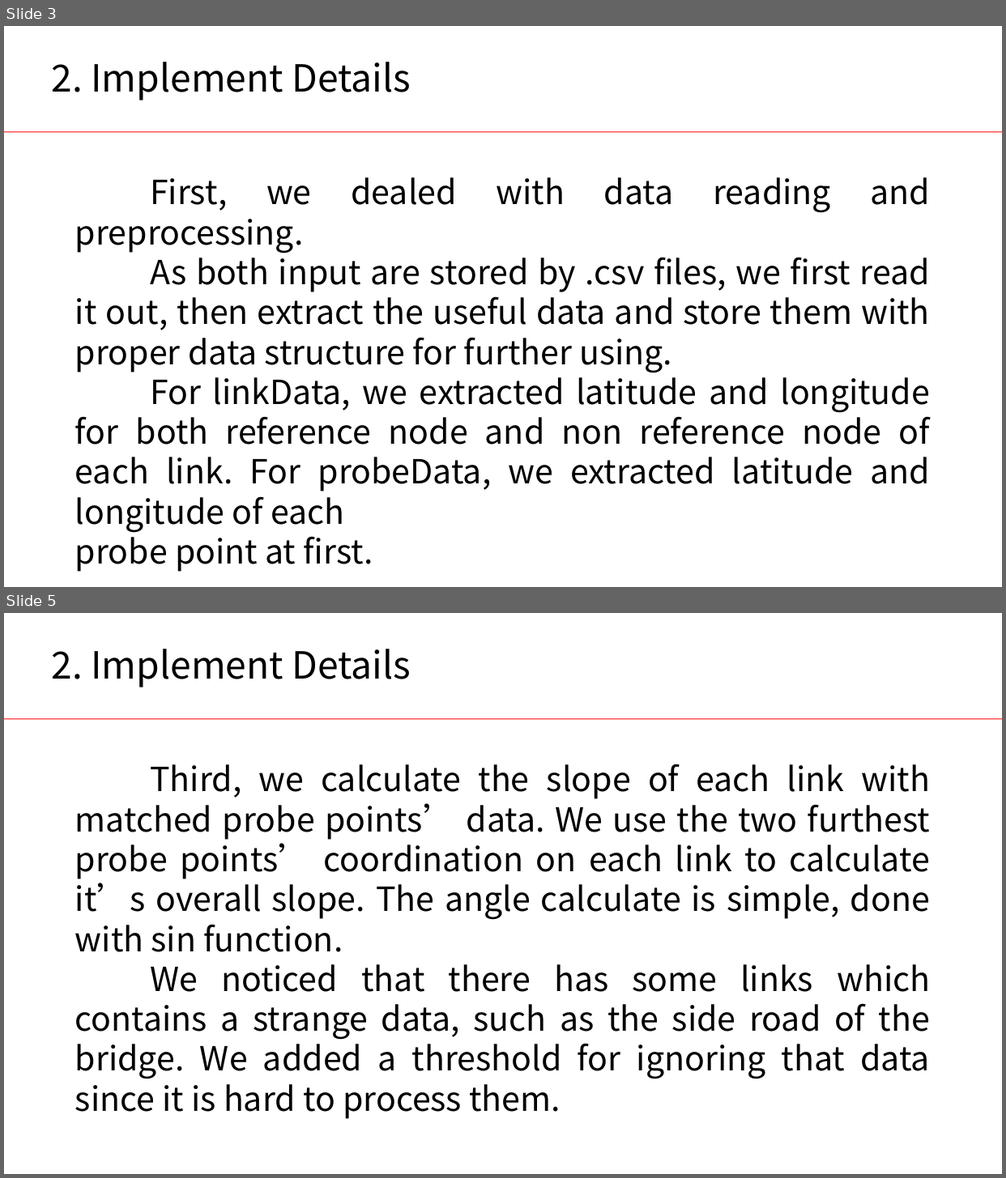
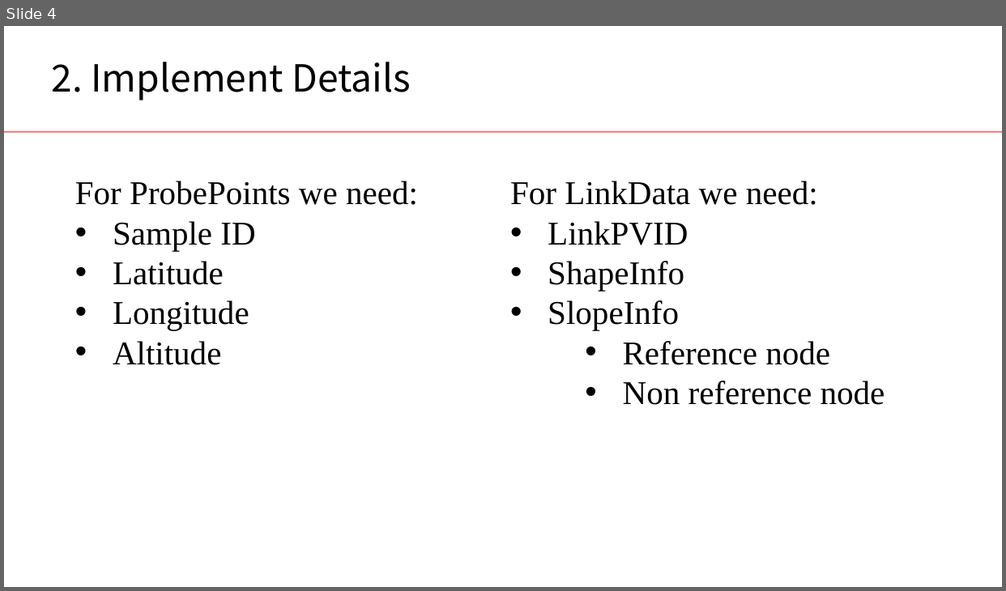
Before and after one commit to jingchengdeng/Probe-Data-Analysis-for-Road-Slope, a slide deck: submissionVersion/HW2Presentation.pptx. Shown one above the other, each under a label of ours: slides 3 and 5 before the commit, slide 4 after it; the slides between them are not shown. The pictures are 1006x1178 and 1006x591 pixels, drawn with LibreOffice and Linux fonts; fonts in the diff are those of the drawing; background and template pictures are left out. Boxes give left, top, right and bottom in pixels: in the first picture for what was removed or moved away, otherwise in the second. Text is boxed around its words. In the diff, an @@ line names an element or a change of style, - is before the commit and + after.

```diff
--- a/submissionVersion/HW2Presentation.pptx
+++ b/submissionVersion/HW2Presentation.pptx
@@ slide 5 removed at (x1=4, y1=613, x2=1002, y2=1174), background #FFFFFF; not listed: 1 template element that a slide beside it also shows @@
@@ text removed at (x1=52, y1=649, x2=411, y2=688) @@
-2. Implement Details
@@ text removed at (x1=75, y1=764, x2=931, y2=1080) @@
-Third, we calculate the slope of each link with matched probe points’ data. We use the two furthest probe points’ coordination on each link to calculate it’s overall slope. The angle calculate is simple, done with sin function.
-We noticed that there has some links which contains a strange data, such as the side road of the bridge. We added a threshold for ignoring that data since it is hard to process them.
@@ what was slide 3 is now slide 4 @@
@@ slide 4 changed as well @@
@@ text at (x1=75, y1=181, x2=418, y2=365): text changed; font Noto Sans CJK SC to Times New Roman @@
-First, we dealed with data reading and preprocessing.
-As both input are stored by .csv files, we first read it out, then extract the useful data and store them with proper data structure for further using.
-For linkData, we extracted latitude and longitude for both reference node and non reference node of each link. For probeData, we extracted latitude and longitude of each
-probe point at first.
+For ProbePoints we need:
+• Sample ID
+• Latitude
+• Longitude
+• Altitude
@@ text added at (x1=510, y1=181, x2=885, y2=405), 32 pt, text #000000 @@
+For LinkData we need:
+• LinkPVID
+• ShapeInfo
+• SlopeInfo
+    • Reference node
+    • Non reference node
```
Also in this commit, not shown: 7 other slides changed, 5 slides added.
